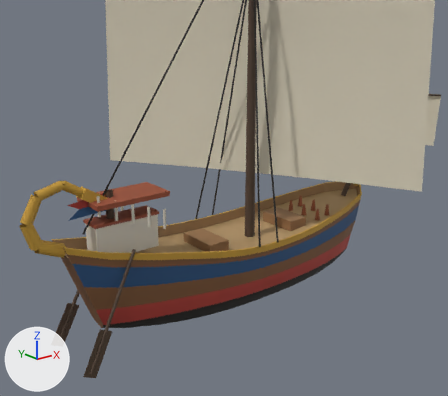
The glTF model public/harbour/kit/hull_usd_grain_flagship.glb as it was, and as the next commit left it.
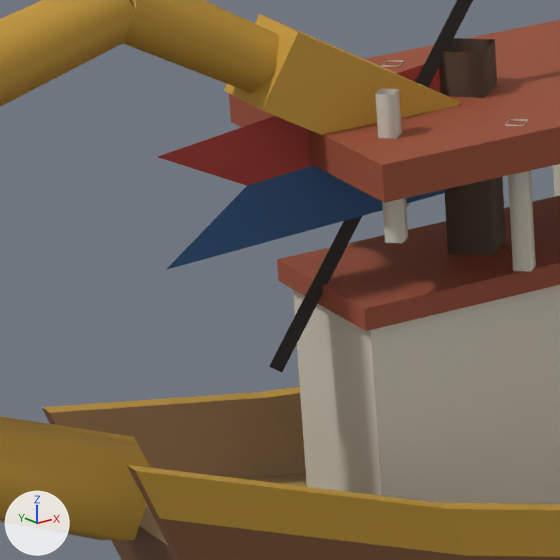
Each version appears first from a 50 mm lens placed at (-30.07, -36.09, 20.97), pointed at (-1.18, 0.02, 6.52), and next in a close-up on the part from 10% to 27% of the width and 47% to 66% of the height. Lighting does not change. The marker at lower left points along +X, +Y and +Z. The older version's two pictures come first. Where no turn or scale is listed for an object, it has been applied to the vertices. Vertices at exactly the same position are counted once.

In view in the first close-up: 'deck', 'flag', 'hull', 'mast', 'rigging'.
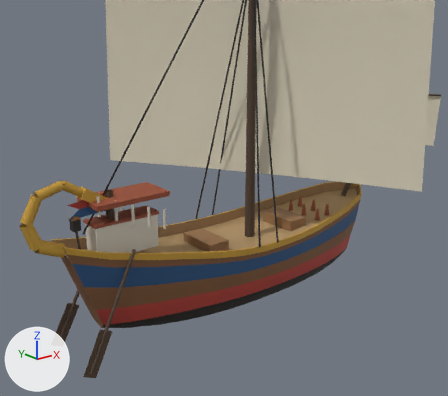
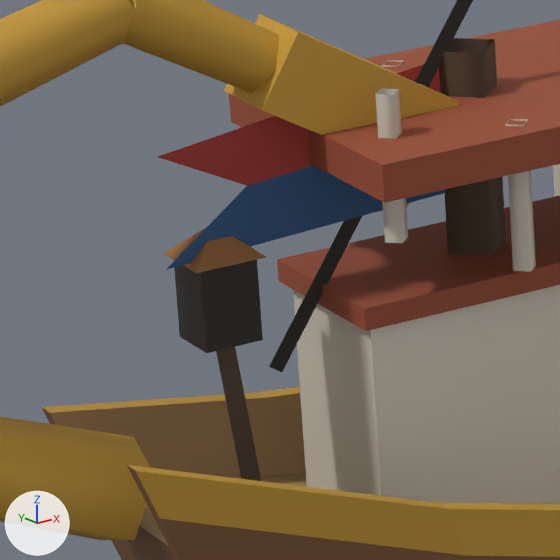
Where the change shows, as pixel boxes (x1, y1, x2, y2) in the close-ups (560 x 560 px):
'deck', reshaped: before (229, 20, 560, 504); after (163, 20, 560, 504)
'stern_lantern_glass', added: after (174, 260, 263, 353)
part 1 of me_deck, added: after (163, 227, 266, 481)

What changed in the scene script:
```text
Add mat_hb_emissive:
    mat_hb_emissive = bpy.data.materials.new('hb_emissive')
    # nodes: BsdfPrincipled, Mix, OutputMaterial, VertexColor
    # colours: white #e7e7e7, mixed with the vertex colours
Change me_deck:
    used by ob_deck; location = (-2.9, 0.0, 3.02)
    remove me_deck.from_pydata(...)  # 200 vertices, 242 faces; spans x -12.2..12.2, y -2.7..2.7, z -5.9..5.9
    add me_deck.from_pydata(...)  # 215 vertices, 254 faces; spans x -12.2..12.2, y -2.7..2.7, z -5.9..5.9
    me_deck part 1
    15 vertices are added at x -11.1..-10.4, y -0.3..0.3, z 2.2..4.8
    12 new faces join them
Add me_stern_lantern_glass:
    me_stern_lantern_glass.from_pydata(...)  # 8 vertices, 8 faces; spans x -0.27..0.27, y -0.27..0.27, z -0.392..0.392
    me_stern_lantern_glass.materials.append(mat_hb_emissive)
Add ob_stern_lantern_glass:
    ob_stern_lantern_glass = bpy.data.objects.new('stern_lantern_glass', me_stern_lantern_glass)
    ob_stern_lantern_glass.location = (-13.68, 0.0, 7.14)
```
